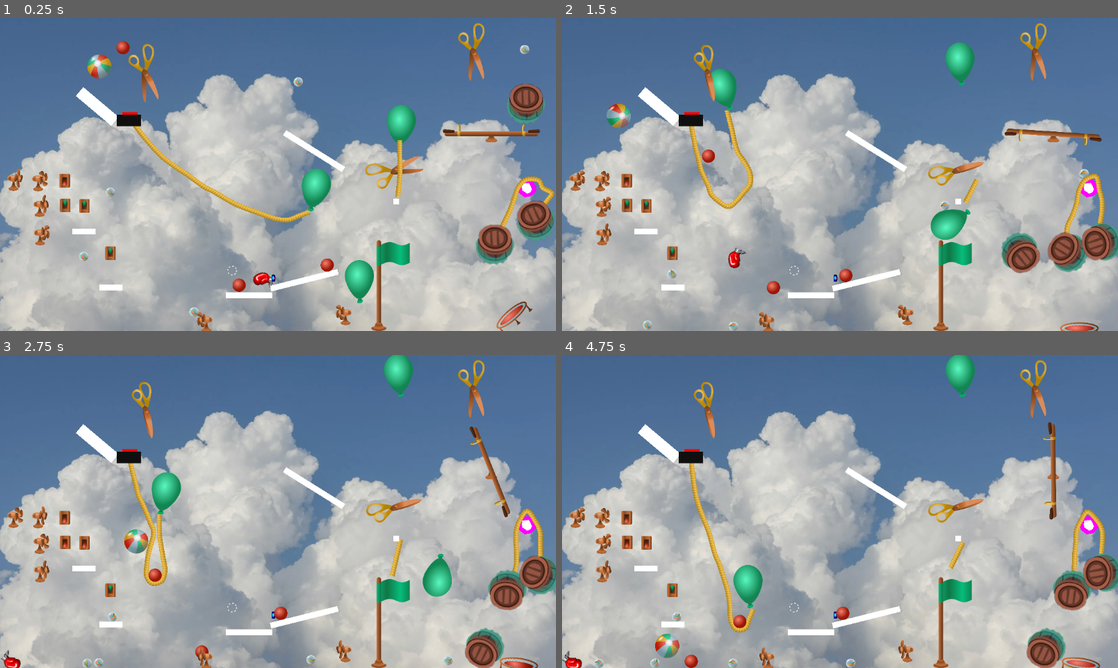
Above: before the commit, frames 1-4 (two rows, left to right).
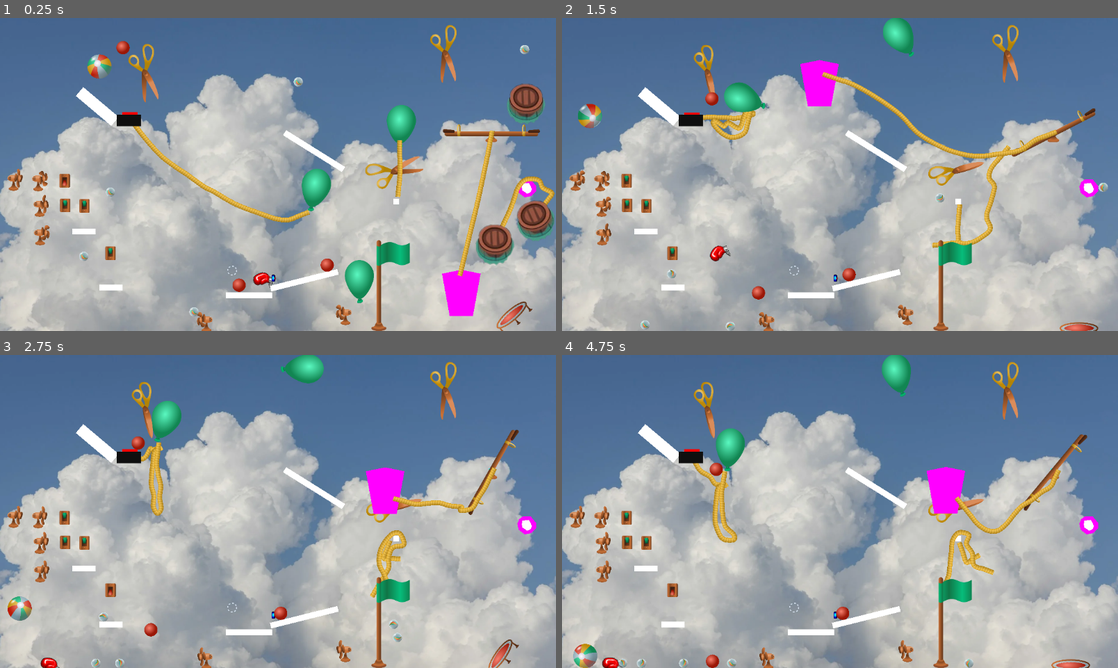
Above: after the commit, the same moments.

Repository: lechaosx/jam-at-fit-vol-2
Game: Godot game, scene res://world.tscn
Two runs of this game, one before a commit and one after it. Both use one fixed random seed, a clock stepped at 60 frames per second and the inputs below. This scene is started directly instead of the project's main scene.
Inputs (mouse positions are in pixels of both pictures, inside the frame that each line leads up to):
- Up to frame 1 (0.25 s): no input
- Up to frame 2 (1.5 s): move the mouse to (962, 158) at 0.52 s; click (962, 158) at 0.67 s; move the mouse to (728, 190) at 1.27 s; click (728, 190) at 1.42 s
- Up to frame 3 (2.75 s): move the mouse to (333, 442) at 2.02 s; click (333, 442) at 2.17 s
- Up to frame 4 (4.75 s): move the mouse to (812, 574) at 2.77 s; click (812, 574) at 2.92 s; move the mouse to (1006, 558) at 3.52 s; click (1006, 558) at 3.67 s; move the mouse to (673, 464) at 4.27 s; click (673, 464) at 4.42 s

The runs differ from the first frame. In frame 1, 1.8% of the frame differs, in the area x 77-98%, y 1-96%; in frame 2, 10%; in frame 3, 10%, in the area x 0-100%, y 0-100%; in frame 4, 10%.

Commit message:
Add bucket

Diff:
--- /dev/null
+++ b/godot/bucket.tscn
@@ -0,0 +1,13 @@
+[gd_scene format=3 uid="uid://seki0y1ekqnb"]
+
+[node name="Bucket" type="RigidBody2D"]
+position = Vector2(0, 48)
+
+[node name="Polygon2D" type="Polygon2D" parent="."]
+position = Vector2(0, -40)
+color = Color(1, 0, 1, 1)
+polygon = PackedVector2Array(0, -8, 40, 0, 24, 88, -24, 88, -40, 0)
+
+[node name="CollisionPolygon2D" type="CollisionPolygon2D" parent="."]
+build_mode = 1
+polygon = PackedVector2Array(-32, -40, -16, 40, 16, 40, 32, -40, 40, -40, 24, 48, -24, 48, -40, -40)
--- a/godot/world.tscn
+++ b/godot/world.tscn
@@ -18,6 +18,7 @@
 [ext_resource type="PackedScene" uid="uid://c0hs7nim5oa37" path="res://trampoline.tscn" id="17_udxuc"]
 [ext_resource type="Texture2D" uid="uid://c7uatvmq8hcqu" path="res://cloud.webp" id="18_cbp6q"]
 [ext_resource type="PackedScene" uid="uid://de181pepln0n" path="res://pulley.tscn" id="18_ikiii"]
+[ext_resource type="PackedScene" uid="uid://seki0y1ekqnb" path="res://bucket.tscn" id="19_cbp6q"]
 
 [sub_resource type="WorldBoundaryShape2D" id="WorldBoundaryShape2D_e2o6t"]
 normal = Vector2(1, 0)
@@ -155,10 +156,20 @@
 position = Vector2(1131, 393)
 
 [node name="Scissors3" parent="." instance=ExtResource("8_ioo17")]
-position = Vector2(981.0001, 71)
+position = Vector2(923, 75)
 rotation = 3.0128393
 
 [node name="Balloon3" parent="." instance=ExtResource("8_gbfbk")]
 position = Vector2(745, 597)
 
+[node name="Bucket" parent="." instance=ExtResource("19_cbp6q")]
+position = Vector2(949, 569)
+
+[node name="Rope4" parent="." node_paths=PackedStringArray("attach_body_a", "attach_body_b") instance=ExtResource("6_dwbse")]
+position = Vector2(946, 367)
+points = PackedVector2Array(3, 155, 73, -130)
+attach_body_a = NodePath("../Bucket")
+attach_body_b = NodePath("../Seesaw/StaticBody2D")
+
 [editable path="Switch"]
+[editable path="Seesaw"]
Not shown: 1 places in godot/world.tscn that only renumber resources
